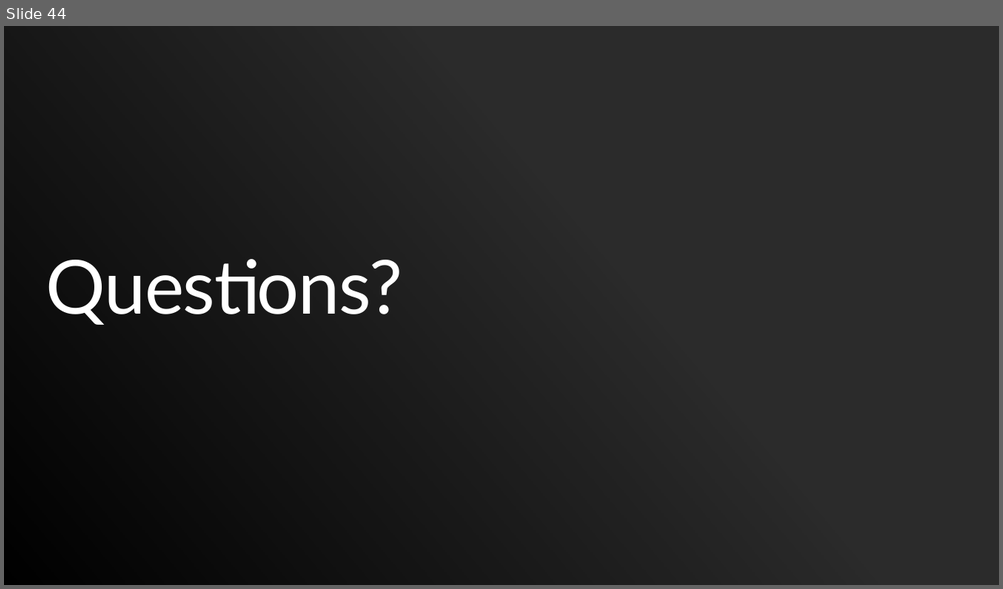
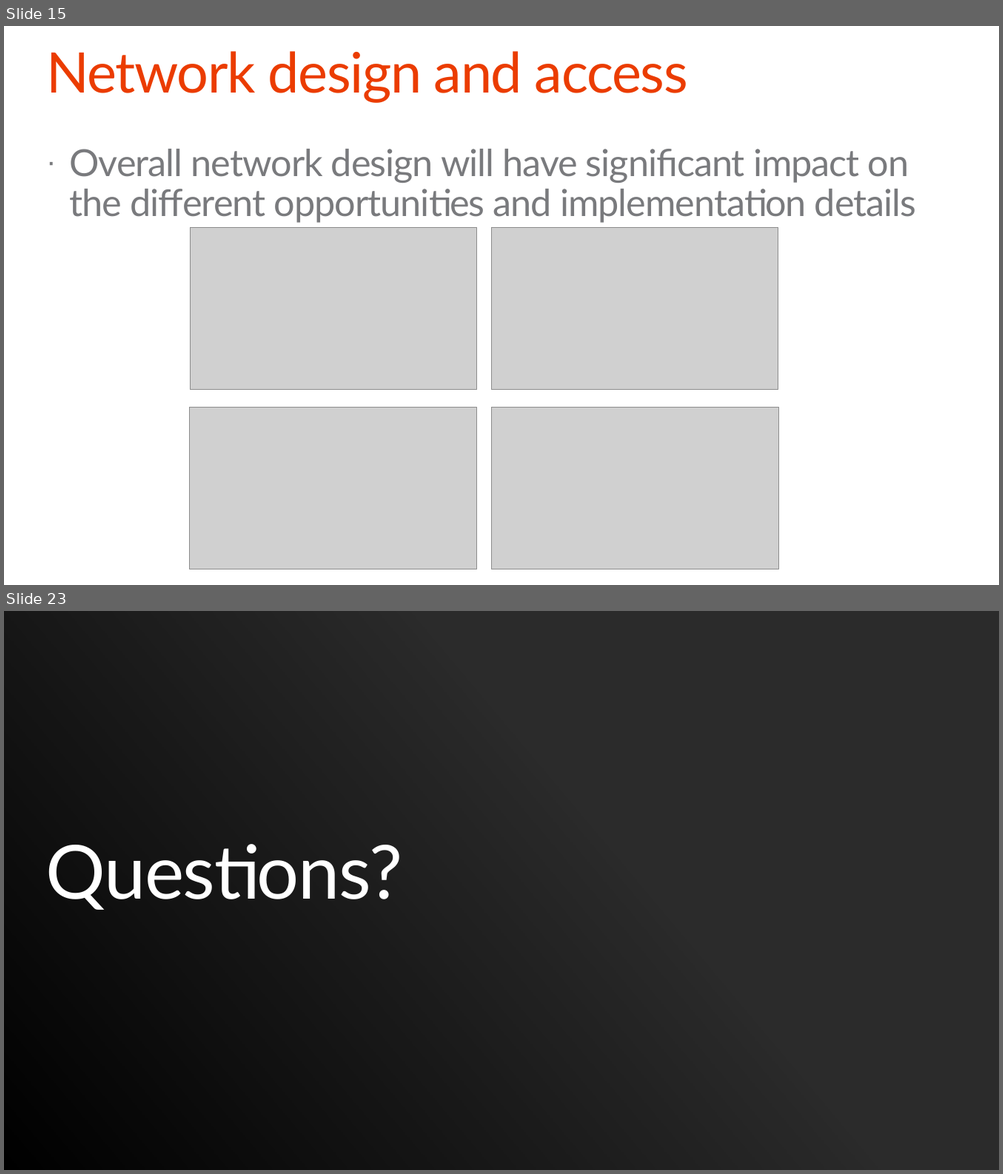
Before and after one commit to SharePoint/PnP-Guidance, a slide deck: PnP Transformation Process/Templates/Solution Design Report Presentation Template.pptx. Shown one above the other, each under a label of ours: slide 44 before the commit, slides 15 and 23 after it; the slides between them are not shown. The pictures are 1003x589 and 1003x1174 pixels, drawn with LibreOffice and Linux fonts; fonts in the diff are those of the drawing; grey boxes stand for pictures; background and template pictures are left out; a plain dark background stands for a picture behind light text. Boxes give left, top, right and bottom in pixels: in the first picture for what was removed or moved away, otherwise in the second. Text is boxed around its words. In the diff, an @@ line names an element or a change of style, - is before the commit and + after.

Commit message:
Created Design Report Presentation Template from Sample

```diff
--- a/PnP Transformation Process/Templates/Solution Design Report Presentation Template.pptx
+++ b/PnP Transformation Process/Templates/Solution Design Report Presentation Template.pptx
@@ slide 15 added at bbox=[4, 26, 999, 585], background #FFFFFF @@
@@ title added at bbox=[46, 51, 688, 103], 54 pt, text #EB3C00 @@
+Network design and access
@@ text added at bbox=[70, 149, 916, 223], 36 pt, text #797A7D @@
+· Overall network design will have significant impact on the different opportunities and implementation details
@@ picture added at bbox=[190, 227, 476, 390] @@
@@ picture added at bbox=[491, 227, 777, 390] @@
@@ picture added at bbox=[190, 407, 476, 570] @@
@@ picture added at bbox=[491, 407, 778, 570] @@
@@ what was slide 44 is now slide 23 @@
```
Also in this commit, not shown: 4 slides changed, 17 other slides added, 39 slides removed.
